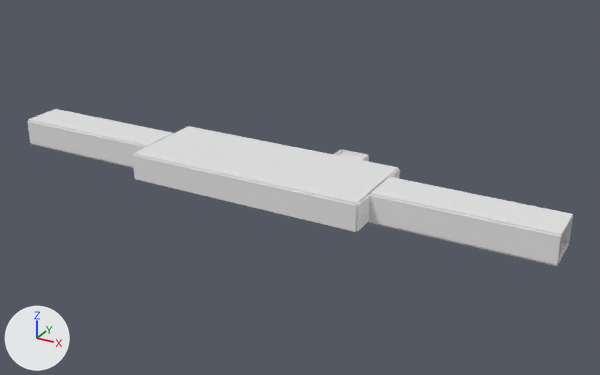
A saved change to the Blender file LaLineaCero.blend.
Rendered twice from a 50 mm lens placed at (71.0, -115.6, 58.0), pointed at (5.2, 4.0, -1.8). Arrows for +X, +Y and +Z are at lower left; the lights stay in place. The older version comes first.

Names of what the first picture shows: 'Acceso_Fondo', 'Cierre_1_-1', 'Muro_S', 'Muro_Tunel_-1_-1', 'Muro_Tunel_1_-1', 'Muro_Tunel_1_1', 'Techo_Estacion', 'Techo_Tunel_-1', 'Techo_Tunel_1' and 4 more.
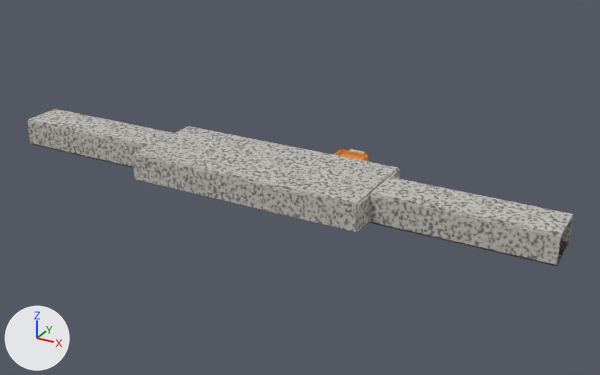
What differs and where, as boxes [x1, y1, x2, y2] in the pictures (600 x 375 px):
```json
{"object": "Techo_Estacion", "change": "recoloured", "before": [134, 126, 398, 205], "after": [134, 126, 398, 205], "on screen": "white to grey"}
{"object": "Muro_S", "change": "recoloured", "before": [133, 155, 357, 232], "after": [133, 155, 357, 232], "on screen": "white to grey"}
{"object": "Muro_Tunel_1_-1", "change": "recoloured", "before": [369, 195, 561, 265], "after": [369, 195, 561, 265], "on screen": "white to grey"}
{"object": "Techo_Tunel_1", "change": "recoloured", "before": [371, 177, 573, 236], "after": [371, 177, 573, 236], "on screen": "white to grey"}
{"object": "Muro_Tunel_-1_-1", "change": "recoloured", "before": [27, 121, 147, 167], "after": [27, 121, 147, 167], "on screen": "white to grey"}
{"object": "Techo_Tunel_-1", "change": "recoloured", "before": [28, 109, 173, 146], "after": [28, 109, 173, 146], "on screen": "white to grey"}
{"object": "Cierre_1_-1", "change": "recoloured", "before": [356, 194, 370, 231], "after": [356, 194, 370, 231], "on screen": "white to grey"}
{"object": "Muro_Tunel_1_1", "change": "recoloured", "before": [561, 216, 573, 242], "after": [561, 216, 573, 242]}
{"object": "Acceso_Fondo", "change": "deleted", "before": [340, 149, 369, 162]}
{"object": "Acceso_Fondo_Dintel", "change": "added", "after": [347, 150, 362, 157]}
```

The change, as JSON lines over the scene's bpy script:
```json
{"op": "add", "block": "mat_concreto_sucio", "code": ["mat_concreto_sucio = bpy.data.materials.new('Concreto_Sucio')", "# nodes: BsdfPrincipled, Bump, OutputMaterial, TexCoord, TexNoise, ValToRGB", "# colours: grey #74726f, grey #bcb8b3, light grey #c8c4be, light grey #e1e1e1, white #f9f9f9"]}
{"op": "add", "block": "mat_panel_naranja", "code": ["mat_panel_naranja = bpy.data.materials.new('Panel_Naranja')", "# nodes: BsdfPrincipled, Bump, OutputMaterial, TexCoord, TexNoise, ValToRGB", "# colours: orange #e78e38, brown #6f4216, grey #bcbcbc, white #ededed"]}
{"block": "me_muro_s", "where": "me_muro_s.from_pydata(...)  # 8 vertices, 6 faces; spans x -22.0..22.0, y -0.2..0.2, z -2.3..2.3"}
{"op": "add", "block": "me_muro_s", "code": "me_muro_s.materials.append(mat_concreto_sucio)"}
{"block": "me_cierre_1__1", "where": "me_cierre_1__1.from_pydata(...)  # 8 vertices, 6 faces; spans x -0.15..0.15, y -2.25..2.25, z -2.3..2.3"}
{"op": "add", "block": "me_cierre_1__1", "code": "me_cierre_1__1.materials.append(mat_concreto_sucio)"}
{"block": "me_techo_estacion", "where": "me_techo_estacion.from_pydata(...)  # 8 vertices, 6 faces; spans x -22.0..22.0, y -8.3..8.3, z -0.2..0.2"}
{"op": "add", "block": "me_techo_estacion", "code": "me_techo_estacion.materials.append(mat_concreto_sucio)"}
{"block": "me_techo_tunel_1", "where": "me_techo_tunel_1.from_pydata(...)  # 8 vertices, 6 faces; spans x -15.0..15.0, y -3.8..3.8, z -0.2..0.2"}
{"op": "add", "block": "me_techo_tunel_1", "code": "me_techo_tunel_1.materials.append(mat_concreto_sucio)"}
{"block": "me_muro_tunel_1_1", "where": "me_muro_tunel_1_1.from_pydata(...)  # 8 vertices, 6 faces; spans x -15.0..15.0, y -0.2..0.2, z -2.3..2.3"}
{"op": "add", "block": "me_muro_tunel_1_1", "code": "me_muro_tunel_1_1.materials.append(mat_concreto_sucio)"}
{"block": "me_muro_tunel_1__1", "where": "me_muro_tunel_1__1.from_pydata(...)  # 8 vertices, 6 faces; spans x -15.0..15.0, y -0.2..0.2, z -2.3..2.3"}
{"op": "add", "block": "me_muro_tunel_1__1", "code": "me_muro_tunel_1__1.materials.append(mat_concreto_sucio)"}
{"block": "me_techo_tunel__1", "where": "me_techo_tunel__1.from_pydata(...)  # 8 vertices, 6 faces; spans x -15.0..15.0, y -3.8..3.8, z -0.2..0.2"}
{"op": "add", "block": "me_techo_tunel__1", "code": "me_techo_tunel__1.materials.append(mat_concreto_sucio)"}
{"block": "me_muro_tunel__1__1", "where": "me_muro_tunel__1__1.from_pydata(...)  # 8 vertices, 6 faces; spans x -15.0..15.0, y -0.2..0.2, z -2.3..2.3"}
{"op": "add", "block": "me_muro_tunel__1__1", "code": "me_muro_tunel__1__1.materials.append(mat_concreto_sucio)"}
{"op": "add", "block": "me_acceso_fondo_dintel_001", "code": ["me_acceso_fondo_dintel_001 = bpy.data.meshes.new('Acceso_Fondo_Dintel.001')", "me_acceso_fondo_dintel_001.from_pydata(...)  # a box spanning x -1.5..1.5, y -0.15..0.15, z -0.55..0.55", "me_acceso_fondo_dintel_001.materials.append(mat_panel_naranja)"]}
{"op": "remove", "block": "ob_acceso_fondo", "code": ["ob_acceso_fondo = bpy.data.objects.new('Acceso_Fondo', me_acceso_fondo)", "ob_acceso_fondo.location = (12.0, 11.9, 1.2)"]}
{"op": "add", "block": "ob_acceso_fondo_dintel", "code": ["ob_acceso_fondo_dintel = bpy.data.objects.new('Acceso_Fondo_Dintel', me_acceso_fondo_dintel_001)", "ob_acceso_fondo_dintel.location = (12.0, 11.9, 3.0)"]}
```
